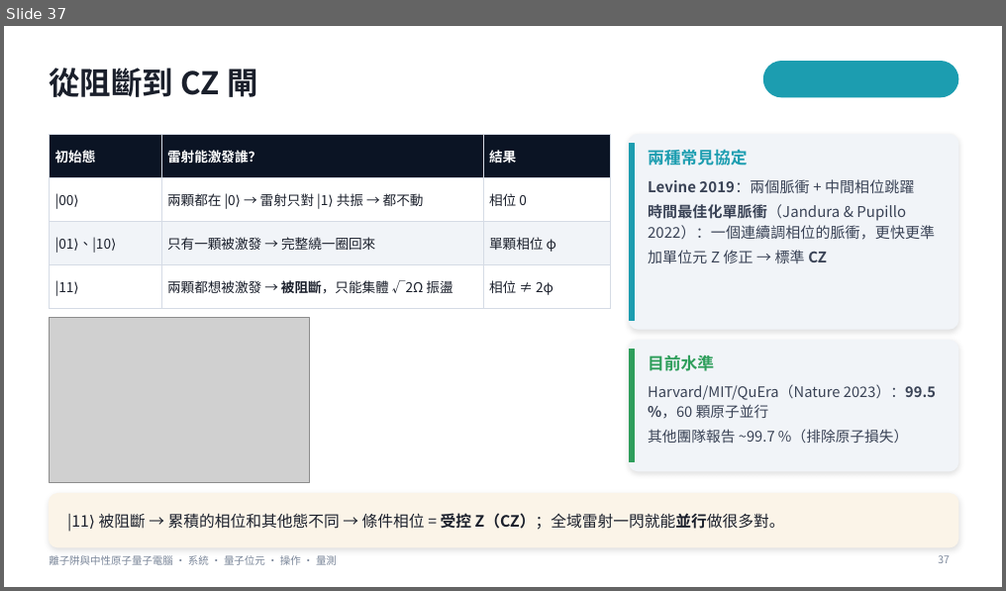
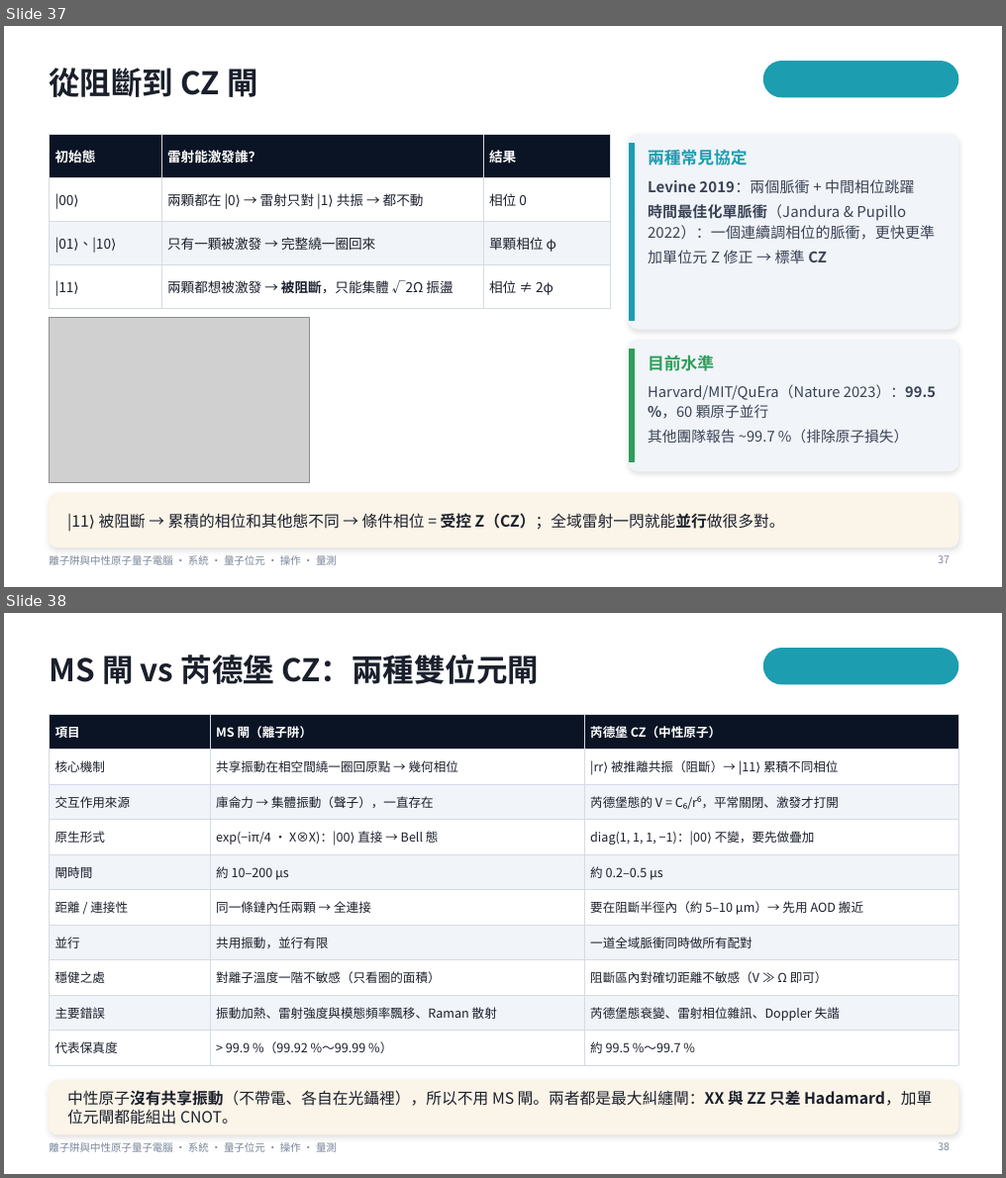
Before and after one commit to pcpcchen-coder/QuantumComputing, a slide deck: slides/Ion_NeutralAtom_Talk.pptx. Shown one above the other, each under a label of ours: slide 37 before the commit, slides 37 and 38 after it. The pictures are 1006x591 and 1006x1178 pixels, drawn with LibreOffice and Linux fonts; fonts in the diff are those of the drawing; grey boxes stand for pictures. Boxes give left, top, right and bottom in pixels: in the first picture for what was removed or moved away, otherwise in the second. Text is boxed around its words. In the diff, an @@ line names an element or a change of style, - is before the commit and + after.

```diff
--- a/slides/Ion_NeutralAtom_Talk.pptx
+++ b/slides/Ion_NeutralAtom_Talk.pptx
@@ slide 38 added at (x1=4, y1=613, x2=1002, y2=1174), background #FFFFFF; not listed: 1 template element that a slide beside it also shows @@
@@ title added at (x1=49, y1=655, x2=539, y2=684), 30 pt, text #1A1F2B, bold @@
+MS 閘 vs 芮德堡 CZ：兩種雙位元閘
@@ rounded rectangle added at (x1=764, y1=649, x2=958, y2=684), fill #1C9DB0, outline #1C9DB0 1 pt @@
@@ table added at (x1=49, y1=714, x2=958, y2=1058), 10 rows, 3 columns @@
+項目 | MS 閘（離子阱） | 芮德堡 CZ（中性原子）
+核心機制 | 共享振動在相空間繞一圈回原點 → 幾何相位 | |rr⟩ 被推離共振（阻斷）→ |11⟩ 累積不同相位
+交互作用來源 | 庫侖力 → 集體振動（聲子），一直存在 | 芮德堡態的 V = C₆/r⁶，平常關閉、激發才打開
+原生形式 | exp(−iπ/4 · X⊗X)：|00⟩ 直接 → Bell 態 | diag(1, 1, 1, −1)：|00⟩ 不變，要先做疊加
+閘時間 | 約 10–200 μs | 約 0.2–0.5 μs
+距離 / 連接性 | 同一條鏈內任兩顆 → 全連接 | 要在阻斷半徑內（約 5–10 μm）→ 先用 AOD 搬近
+並行 | 共用振動，並行有限 | 一道全域脈衝同時做所有配對
+穩健之處 | 對離子溫度一階不敏感（只看圈的面積） | 阻斷區內對確切距離不敏感（V ≫ Ω 即可）
+主要錯誤 | 振動加熱、雷射強度與模態頻率飄移、Raman 散射 | 芮德堡態衰變、雷射相位雜訊、Doppler 失諧
+代表保真度 | > 99.9 %（99.92 %～99.99 %） | 約 99.5 %～99.7 %
@@ rounded rectangle added at (x1=49, y1=1081, x2=958, y2=1135), fill #FBF4E8, outline #FBF4E8 1 pt @@
@@ text added at (x1=67, y1=1090, x2=932, y2=1125), 15 pt, text #1A1F2B @@
+中性原子沒有共享振動（不帶電、各自在光鑷裡），所以不用 MS 閘。兩者都是最大糾纏閘：XX 與 ZZ 只差 Hadamard，加單位元閘都能組出 CNOT。
@@ page number added at (x1=938, y1=1143, x2=949, y2=1151), 10 pt, text #7A8699 @@
+38
```
Also in this commit, not shown: 1 slide changed, 8 other files.
